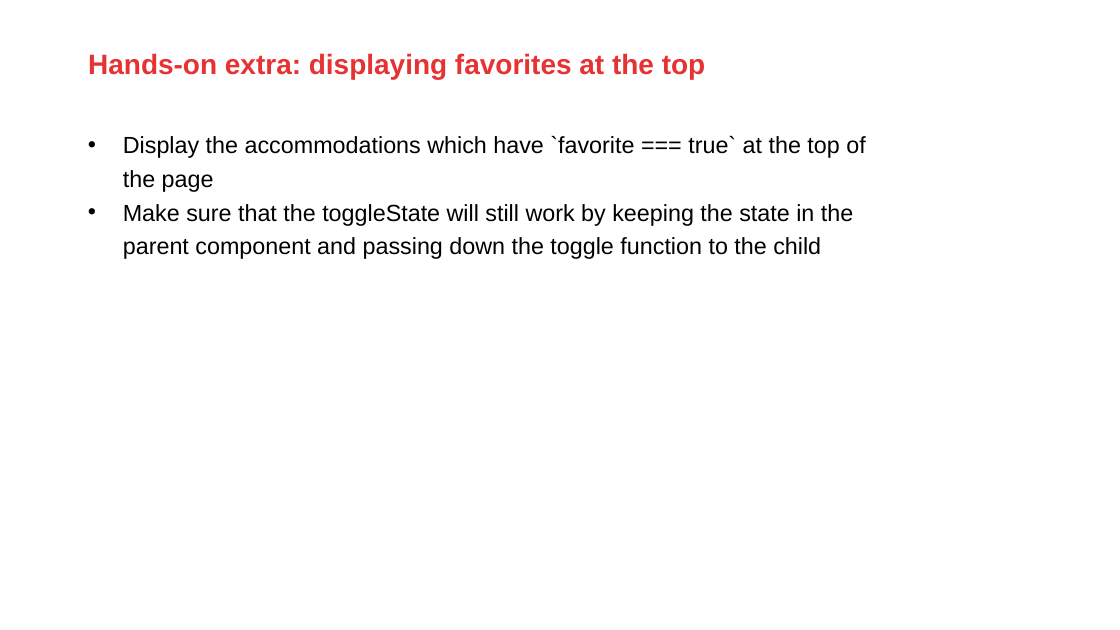
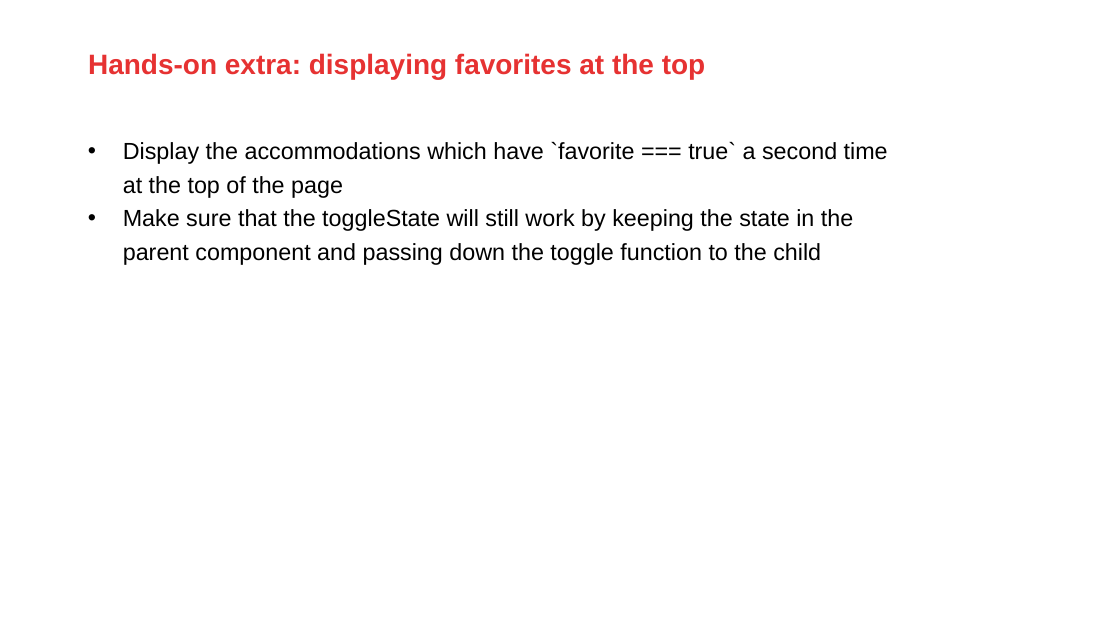
Before and after one commit to AMIS-Services/react-series, a slide deck: slide 15 of sig1/slides/SIG react 1.pptx. Drawn at 1120x630 pixels with LibreOffice and Linux fonts; fonts in the diff are those of the drawing; background and template pictures are left out. Boxes give left, top, right and bottom in pixels: in the first picture for what was removed or moved away, otherwise in the second. Text is boxed around its words. In the diff, an @@ line names an element or a change of style, - is before the commit and + after.

```diff
--- a/sig1/slides/SIG react 1.pptx
+++ b/sig1/slides/SIG react 1.pptx
@@ text at (123,141,888,198): text changed @@
-• Display the accommodations which have `favorite === true` at the top of the page
+• Display the accommodations which have `favorite === true` a second time at the top of the page
```
Also in this commit, not shown: 14 other slides changed, 12 other files.
